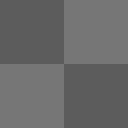
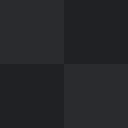
Two versions of the same layered image (128 x 128). Layer-by-layer changes:
pixels changed over <box>0,0,128,128</box> (layer not identified)
